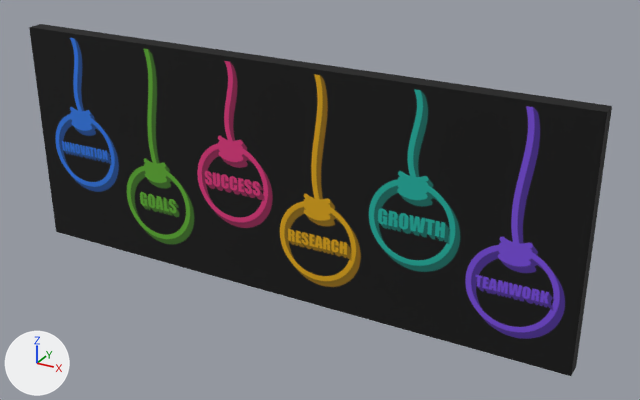
An edit to the glTF model public/ar/six-questions/s.glb, drawn before and after from the same camera.
One viewpoint serves both versions: a 50 mm lens placed at (0.84, -1.376, 0.66), pointed at (0.078, 0.009, -0.033). Every picture has the same lights, and +X, +Y and +Z are marked at lower left. The picture after the commit comes second. Vertices at exactly the same position are counted once.

In view in the first picture: 'SixQuestions'.
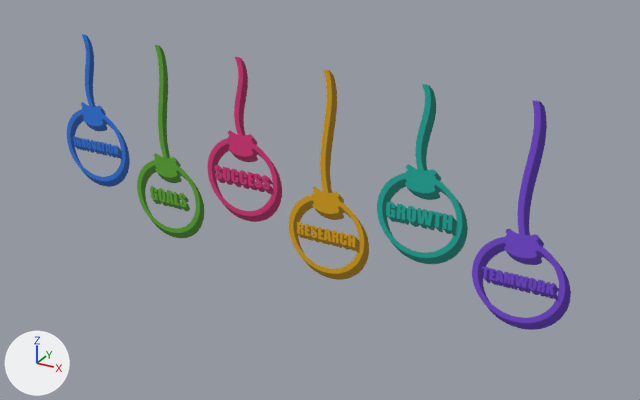
Where the change shows, as pixel boxes (x1, y1, x2, y2) in the pictures (640 x 400 px):
'SixQuestions', surface changed, reshaped: before (29, 24, 612, 376); after (67, 34, 571, 330)

Patch to the scene script:
```diff
--- a/public/ar/six-questions/s.glb.py
+++ b/public/ar/six-questions/s.glb.py
@@ mat_artwork @@
 n1 = _N.new('ShaderNodeOutputMaterial'); n1.name = 'Material Output'
+n3 = _N.new('ShaderNodeMath'); n3.name = 'Math'
+n3.operation = 'SUBTRACT'
+n3.inputs[0].default_value = 1.0  # 'Value'
+n4 = _N.new('ShaderNodeMath'); n4.name = 'Math.001'
+n4.operation = 'LESS_THAN'
 n2 = _N.new('ShaderNodeTexImage'); n2.name = 'Image Texture'
@@ mat_artwork @@
 n0 = _N.new('ShaderNodeBsdfPrincipled'); n0.name = 'Principled BSDF'
 _L.new(n2.outputs[0], n0.inputs[0])  # 'Color' to 'Base Color'
+_L.new(n3.outputs[0], n0.inputs[4])  # 'Value' to 'Alpha'
+_L.new(n4.outputs[0], n3.inputs[1])  # 'Value' to 'Value'
+_L.new(n2.outputs[1], n4.inputs[0])  # 'Alpha' to 'Value'
@@ me_sixquestions @@
 # used by ob_sixquestions; location = (0.0, 0.0, 0.0)
-me_sixquestions.from_pydata(...)  # 8 vertices, 12 faces; spans x -0.6..0.6, y -0.035..0.0, z -0.24..0.24
+me_sixquestions.from_pydata(...)  # 4 vertices, 2 faces; spans x -0.6..0.6, y 0.0, z -0.24..0.24
+# me_sixquestions part 1
+# 4 vertices are removed from x -0.6..0.6, y -0.035, z -0.24..0.24
+# 12 faces are deleted
+# 2 new faces join them
 me_sixquestions.materials.append(mat_artwork)
```
